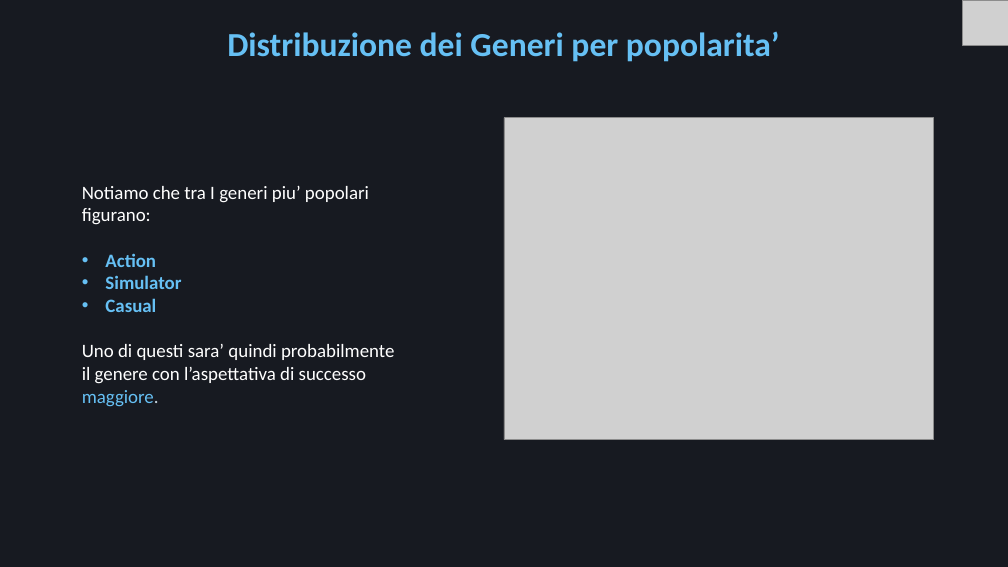
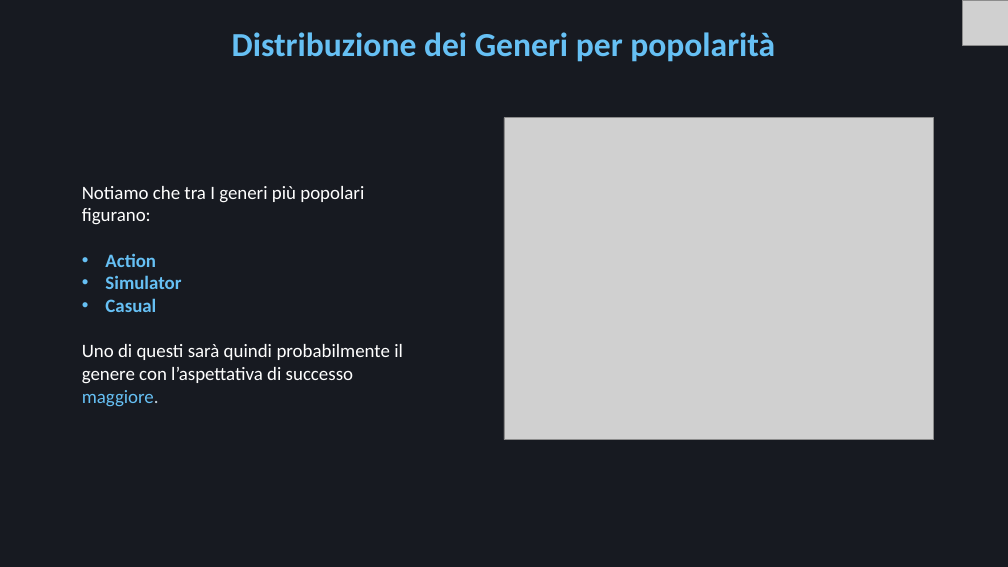
Before and after one commit to Mora11231/VisualizzazioneScientifica, a slide deck: slide 11 of Steam.pptx. Drawn at 1008x567 pixels with LibreOffice and Linux fonts; fonts in the diff are those of the drawing; grey boxes stand for pictures. Boxes give left, top, right and bottom in pixels: in the first picture for what was removed or moved away, otherwise in the second. Text is boxed around its words. In the diff, an @@ line names an element or a change of style, - is before the commit and + after.

```diff
--- a/Steam.pptx
+++ b/Steam.pptx
@@ title at (232, 32, 775, 62): text changed @@
-Distribuzione dei Generi per popolarita’
+Distribuzione dei Generi per popolarità
@@ text at (82, 186, 364, 225): text changed @@
-Notiamo che tra I generi piu’ popolari figurano:
+Notiamo che tra I generi più popolari figurano:
@@ text at (82, 344, 403, 407): text changed @@
-Uno di questi sara’ quindi probabilmente il genere con l’aspettativa di successo maggiore.
+Uno di questi sarà quindi probabilmente il genere con l’aspettativa di successo maggiore.
```
Also in this commit, not shown: 11 other slides changed.
